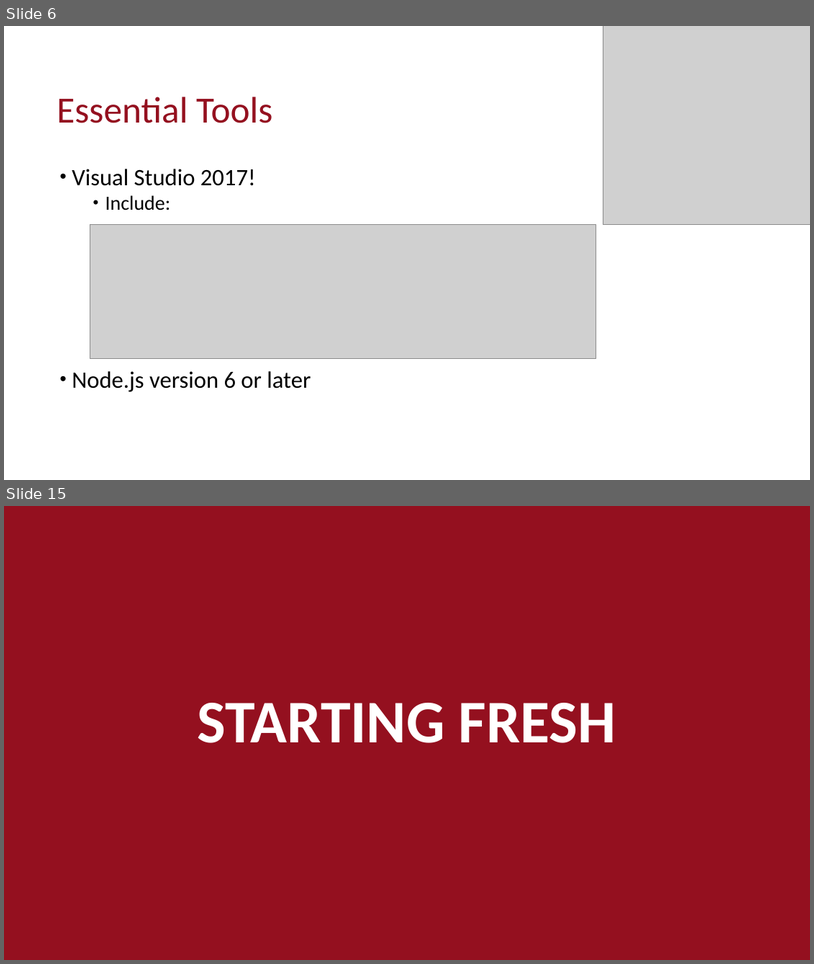
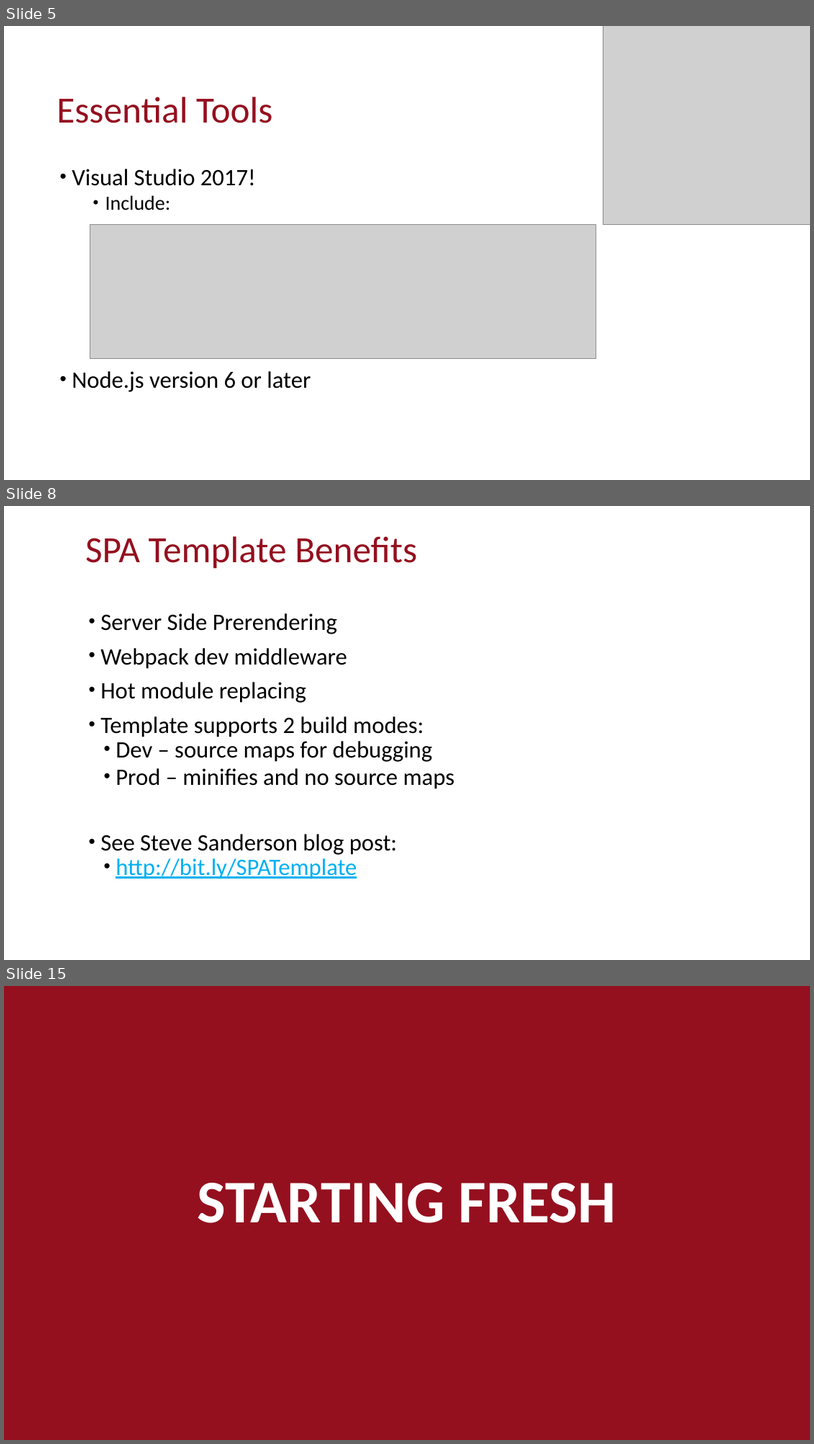
Before and after one commit to CRANK211/vs17-ng2-dnc, a slide deck: Using VS 2017 to build Angular 2.x web apps V2.pptx. Shown one above the other, each under a label of ours: slides 6 and 15 before the commit, slides 5, 8 and 15 after it; the slides between them are not shown. The pictures are 814x964 and 814x1444 pixels, drawn with LibreOffice and Linux fonts; fonts in the diff are those of the drawing; grey boxes stand for pictures. Boxes give left, top, right and bottom in pixels: in the first picture for what was removed or moved away, otherwise in the second. Text is boxed around its words. In the diff, an @@ line names an element or a change of style, - is before the commit and + after.

```diff
--- a/Using VS 2017 to build Angular 2.x web apps V2.pptx
+++ b/Using VS 2017 to build Angular 2.x web apps V2.pptx
@@ slide 8 added at <box>4,506,810,960</box>, background #FFFFFF @@
@@ title added at <box>85,536,417,569</box>, 44 pt, text #94101F @@
+SPA Template Benefits
@@ text added at <box>100,613,455,879</box>, 28 pt, text #000000 @@
+• Server Side Prerendering
+• Webpack dev middleware
+• Hot module replacing
+• Template supports 2 build modes:
+  • Dev – source maps for debugging
+  • Prod – minifies and no source maps
+• See Steve Sanderson blog post:
+  • http://bit.ly/SPATemplate
@@ what was slide 6 is now slide 5 @@
```
Also in this commit, not shown: 34 slides changed, 2 other slides added, 3 slides removed, 20 other files.
